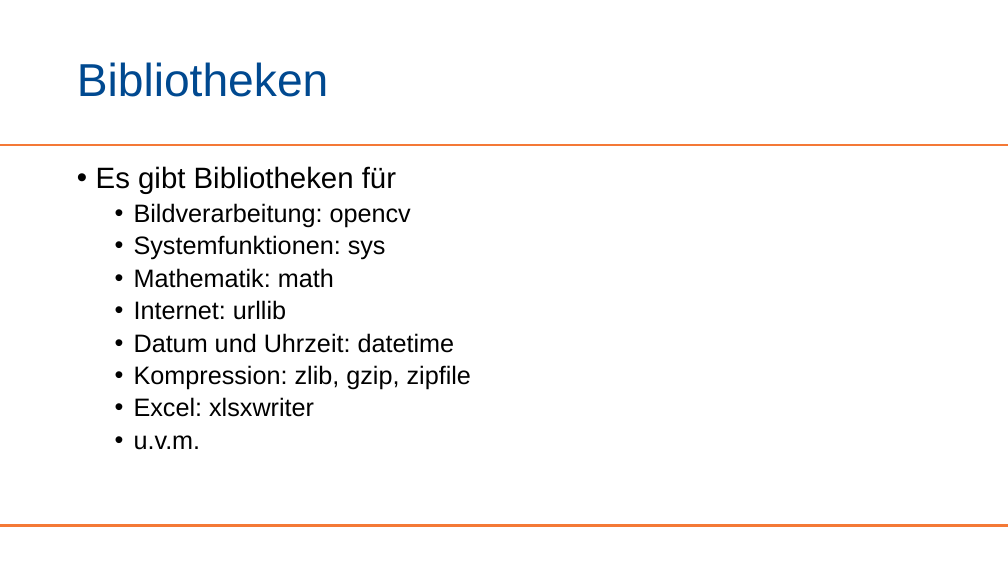
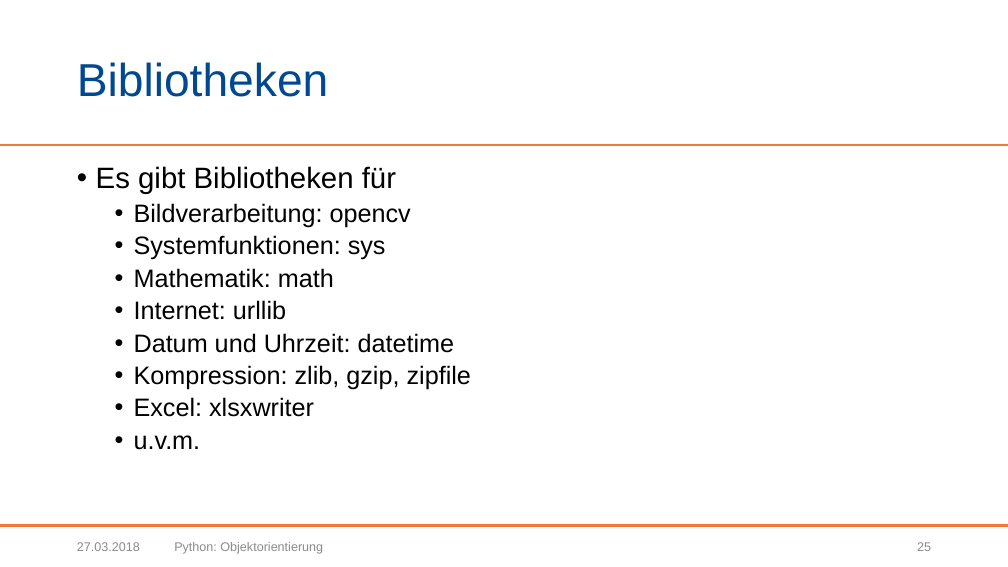
Before and after one commit to BogyMitutoyoCTL/Sophy-Preparation, a slide deck: slide 25 of Präsentationen/Python Erweitert.pptx. Drawn at 1008x567 pixels with LibreOffice and Linux fonts; fonts in the diff are those of the drawing; background and template pictures are left out. Boxes give left, top, right and bottom in pixels: in the first picture for what was removed or moved away, otherwise in the second. Text is boxed around its words. In the diff, an @@ line names an element or a change of style, - is before the commit and + after.

```diff
--- a/Präsentationen/Python Erweitert.pptx
+++ b/Präsentationen/Python Erweitert.pptx
@@ text added at <box>77,542,140,551</box>, 12 pt, text #8C8C8C @@
+27.03.2018
@@ text added at <box>174,542,323,554</box>, 12 pt, text #8C8C8C @@
+Python: Objektorientierung
@@ page number added at <box>917,542,931,551</box>, 12 pt, text #8C8C8C @@
+25
```
Also in this commit, not shown: 33 other slides changed.
